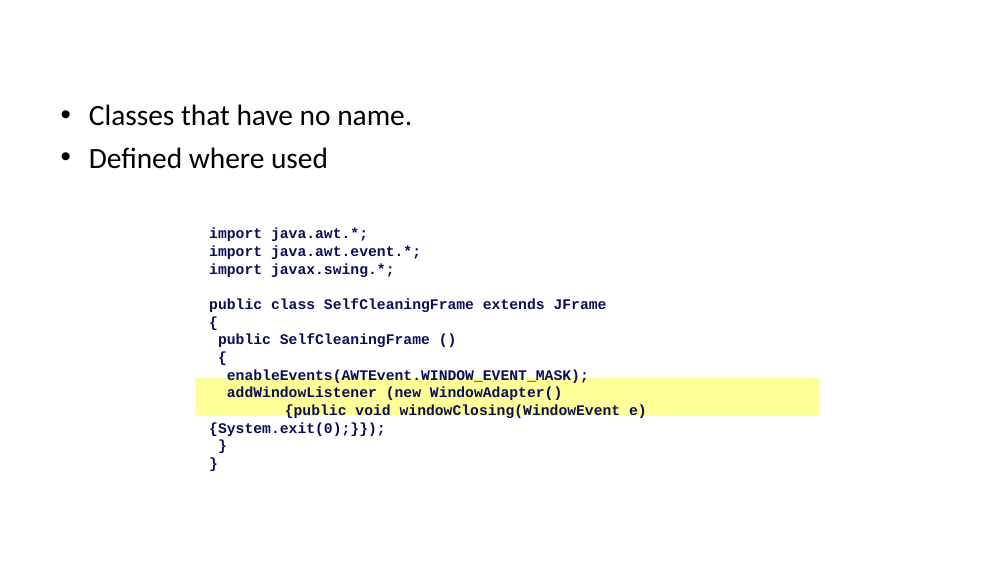
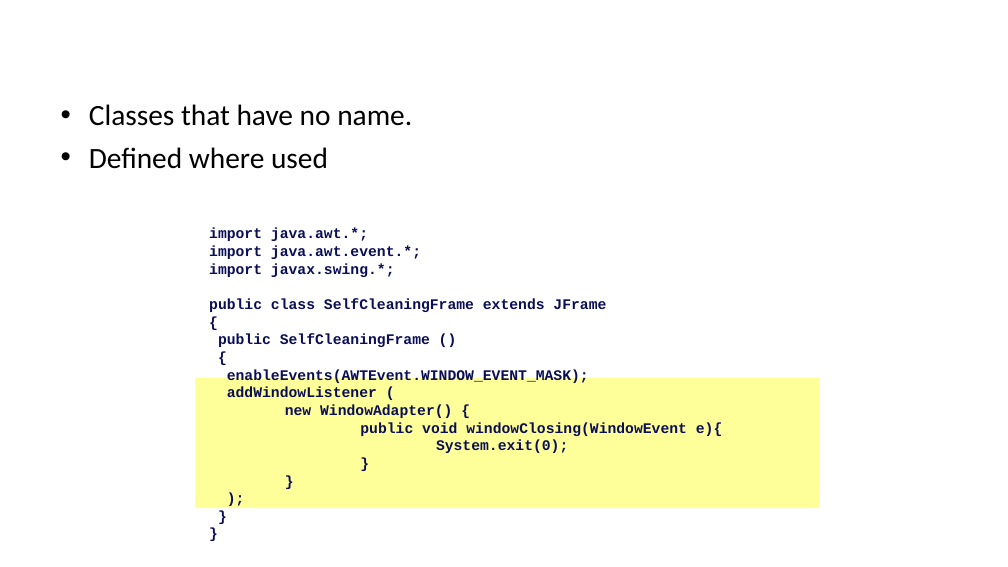
Before and after one commit to gmierzwinski/gmierzwinski.github.io, a slide deck: slide 30 of bishops/cs321/resources/CS321_Lecture_09.pptx. Drawn at 1008x567 pixels with LibreOffice and Linux fonts; fonts in the diff are those of the drawing; background and template pictures are left out. Boxes give left, top, right and bottom in pixels: in the first picture for what was removed or moved away, otherwise in the second. Text is boxed around its words. In the diff, an @@ line names an element or a change of style, - is before the commit and + after.

Commit message:
Update lecture slides.

```diff
--- a/bishops/cs321/resources/CS321_Lecture_09.pptx
+++ b/bishops/cs321/resources/CS321_Lecture_09.pptx
@@ text at bbox=[209, 228, 722, 453]: paragraphs added @@
+);
+}
+}
@@ rectangle: place and size @@
-rectangle at bbox=[196, 378, 820, 416]
+rectangle at bbox=[196, 378, 820, 508]
@@ text at bbox=[227, 387, 722, 453]: text changed @@
-addWindowListener (new WindowAdapter()
-{public void windowClosing(WindowEvent e){System.exit(0);}});
+addWindowListener (
+new WindowAdapter() {
+public void windowClosing(WindowEvent e){
+System.exit(0);
```
Also in this commit, not shown: 29 other slides changed, 2 other files.
